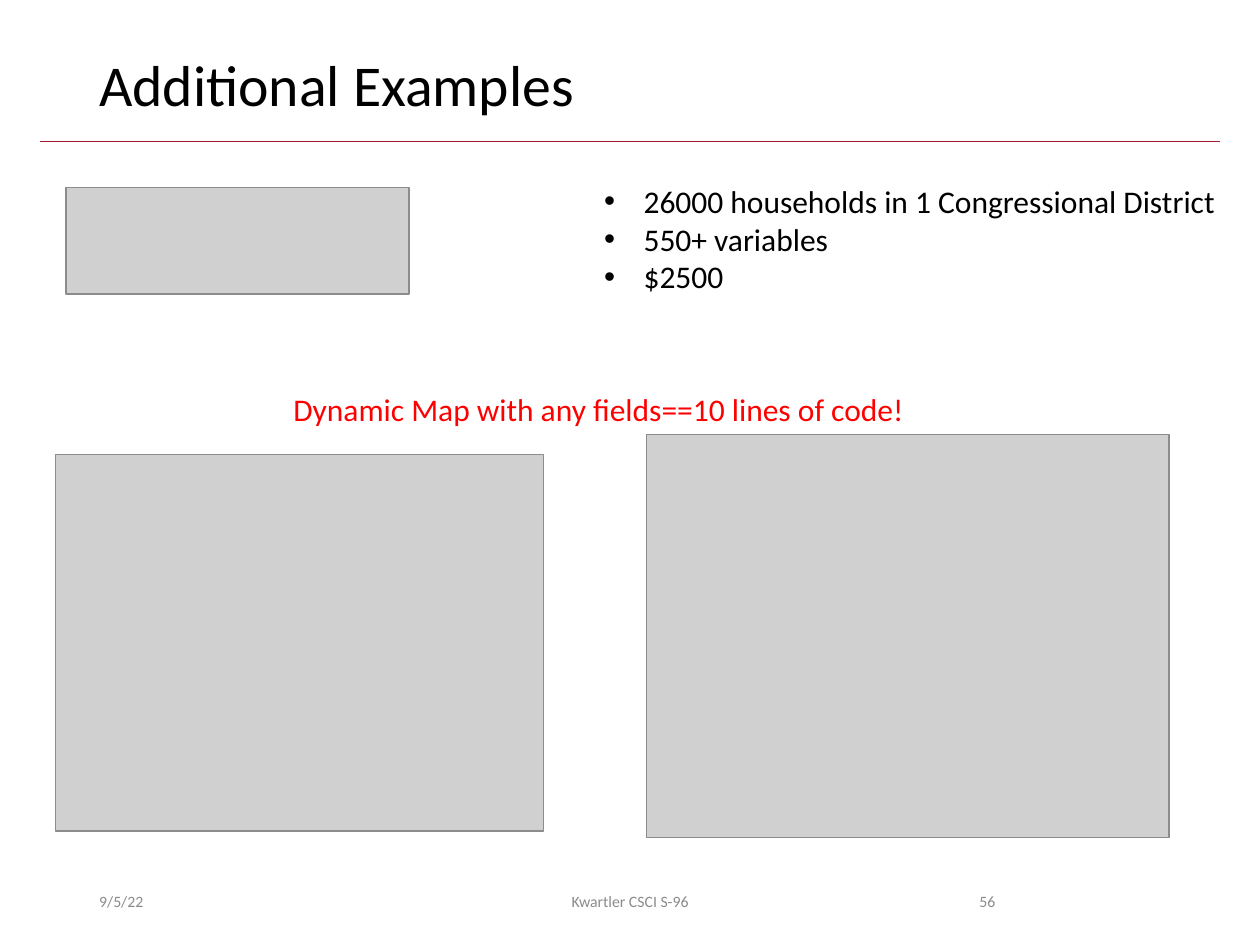
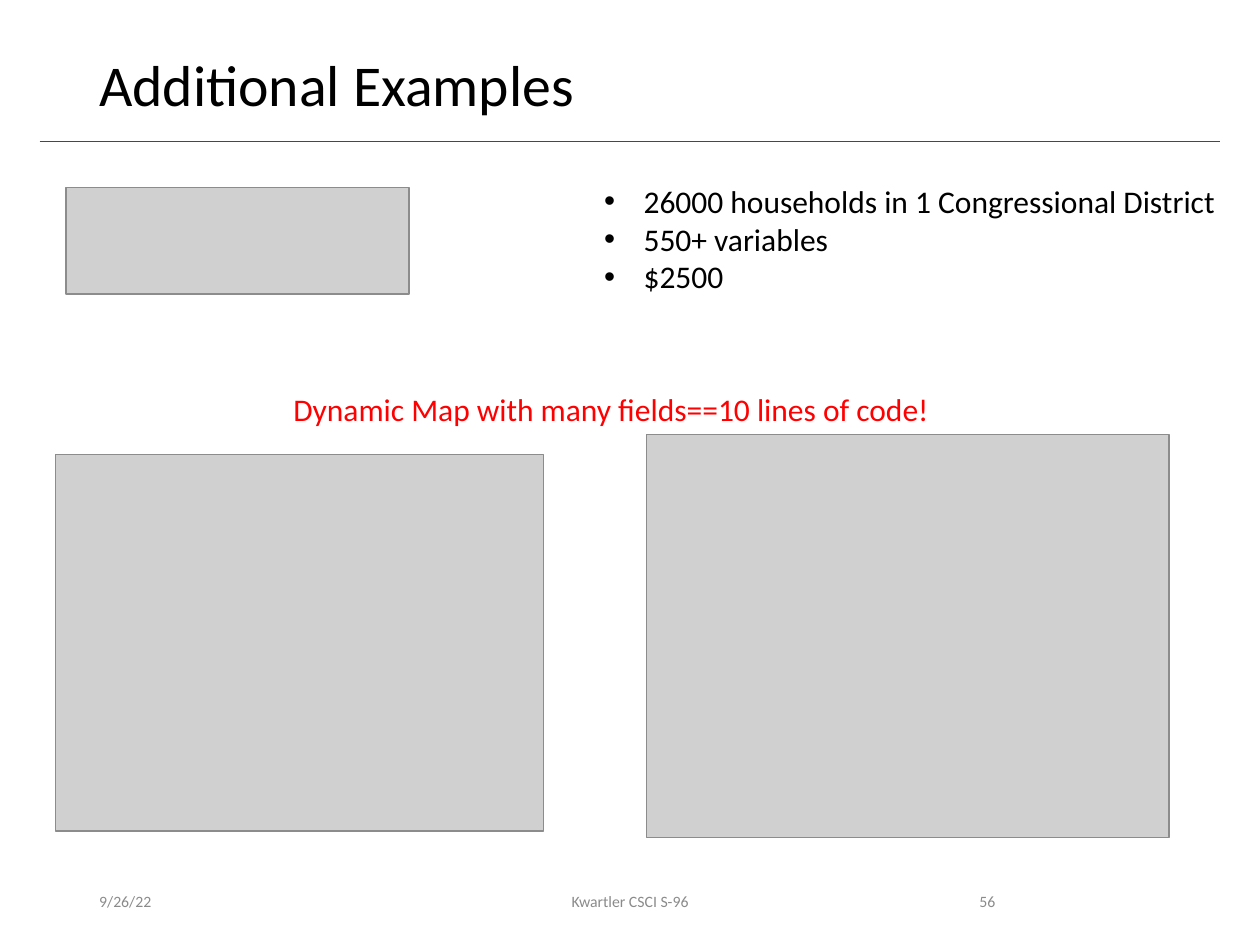
Before and after one commit to kwartler/Harvard_DataMining_Business_Student, a slide deck: slide 56 of Lessons/D_DM_Workflow/A_DM_Workflow_Preprocessing.pptx. Drawn at 1260x945 pixels with LibreOffice and Linux fonts; fonts in the diff are those of the drawing; grey boxes stand for pictures; background and template pictures are left out. Boxes give left, top, right and bottom in pixels: in the first picture for what was removed or moved away, otherwise in the second. Text is boxed around its words. In the diff, an @@ line names an element or a change of style, - is before the commit and + after.

```diff
--- a/Lessons/D_DM_Workflow/A_DM_Workflow_Preprocessing.pptx
+++ b/Lessons/D_DM_Workflow/A_DM_Workflow_Preprocessing.pptx
@@ text at (x1=293, y1=399, x2=928, y2=426): text changed @@
-Dynamic Map with any fields==10 lines of code!
+Dynamic Map with many fields==10 lines of code!
@@ text at (x1=99, y1=896, x2=151, y2=908): text changed @@
-9/5/22
+9/26/22
```
Also in this commit, not shown: 58 other slides changed, 1 other file.
